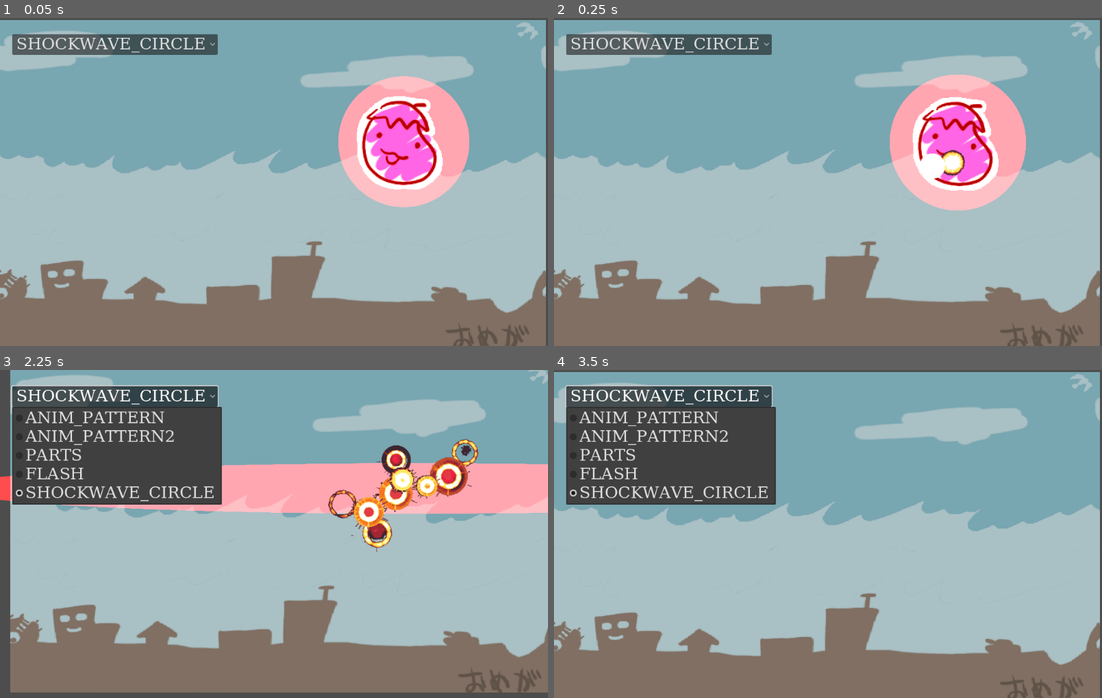
Above: before the commit, frames 1-4 (two rows, left to right).
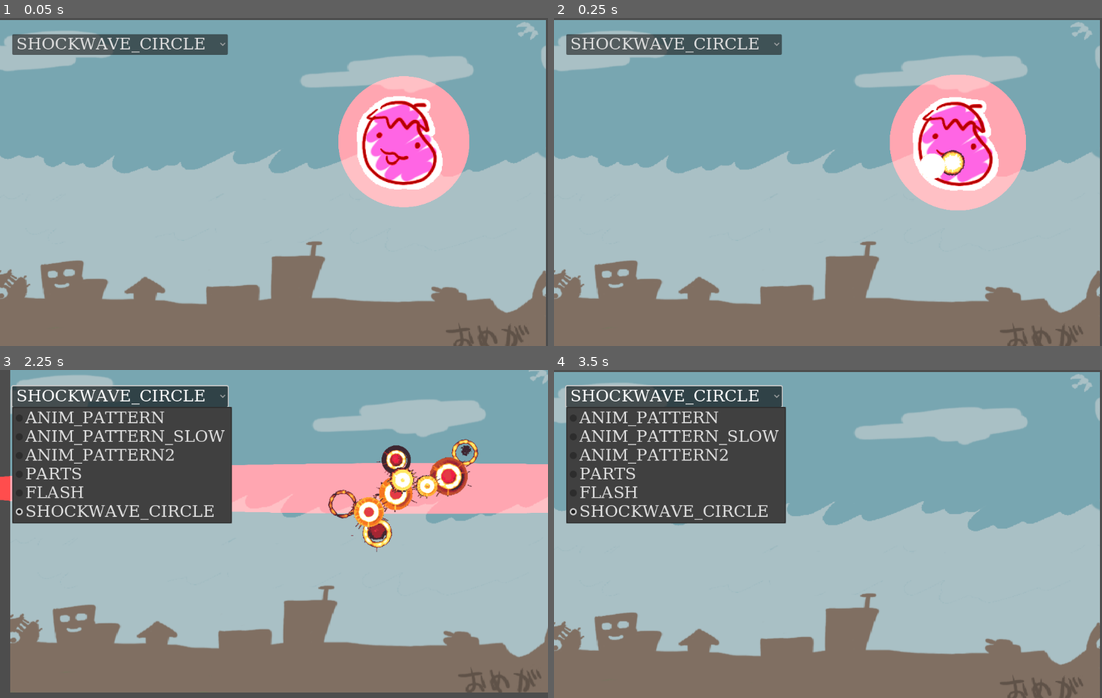
Above: after the commit, the same moments.

Repository: syun77/gd_bosseffect
Game: Godot game, scene res://Main.tscn
The game is run twice, just before and just after one commit, with the same random seed, the same clock (stepped at 60 frames per second) and the same inputs.
Inputs:
- Up to frame 1 (0.05 s): no input
- Up to frame 2 (0.25 s): no input
- Up to frame 3 (2.25 s): click "SHOCKWAVE_CIRCLE" at 0.5 s; click "SHOCKWAVE_CIRCLE" at 1.25 s; click "SHOCKWAVE_CIRCLE" at 2 s
- Up to frame 4 (3.5 s): no input

The runs differ from the first frame. In frame 1, 0.1% of the frame differs, in the area x 38-42%, y 5-12%; in frame 2, 0.1%; in frame 3, 4.4%; in frame 4, 4.4%, in the area x 2-43%, y 4-47%.

Commit message:
スロー再生を実装

Diff:
--- a/gd_bosseffect/Main.gd
+++ b/gd_bosseffect/Main.gd
@@ -10,8 +10,10 @@
 
 @export var enemy_type:Enemy.eType
 
-var _cnt = 0
+var _cnt = 0.0
 var _exists_enemy = false
+var _prev_cnt = 0
+var _prev_shake_y = 0.0
 
 
 ## 開始.
@@ -33,12 +35,17 @@
 
 ## 更新.
 func _process(delta: float) -> void:
-	_cnt += 1
+	Common.update_slow(delta)
+
+	_cnt += Common.get_slow_rate()
 	if Input.is_action_just_pressed("ui_rclick"):
 		# 右クリックで敵を生成.
 		add_enemy()
 
+	delta *= Common.get_slow_rate()
 	_update_shake(delta)
+
+	_prev_cnt = _cnt
 
 ## 敵を追加.
 func add_enemy() -> void:
@@ -61,6 +68,9 @@
 		return
 
 	var rate = Common.get_shake_rate() * Common.shake_power
-	var x_mul = 1 if _cnt%4 < 2 else -1
+	var x_mul = 1 if int(_cnt)%4 < 2 else -1
 	_camera.offset.x = 32 * rate * x_mul
-	_camera.offset.y = randf_range(-24, 24) * rate
+	if _prev_cnt != int(_cnt):
+		# 値が変わったら乱数を引く.
+		_prev_shake_y = randf_range(-24, 24)
+	_camera.offset.y = _prev_shake_y * rate
--- a/gd_bosseffect/Main.tscn
+++ b/gd_bosseffect/Main.tscn
@@ -16,7 +16,7 @@
 
 [node name="Main" type="Node2D"]
 script = ExtResource("1_n2hpg")
-enemy_type = 4
+enemy_type = 5
 
 [node name="Bg" type="Sprite2D" parent="."]
 material = SubResource("ShaderMaterial_cltio")
--- a/gd_bosseffect/src/Common.gd
+++ b/gd_bosseffect/src/Common.gd
@@ -3,6 +3,9 @@
 var shake_power = 0.0
 var shake_time = 0.0
 var shake_max_time = 0.0
+
+var _slow_time = 0.0
+var _slow_rate = 1.0
 
 var _layers = {}
 
@@ -27,3 +30,17 @@
 
 func get_shake_rate() -> float:
 	return shake_time / shake_max_time
+
+## スロー開始.
+func start_slow(rate:float=0.3, time:float=1.0) -> void:
+	_slow_rate = rate
+	_slow_time = time
+
+func update_slow(delta:float) -> void:
+	if _slow_time >= 0.0:
+		_slow_time -= delta
+
+func get_slow_rate() -> float:
+	if _slow_time <= 0.0:
+		return 1.0
+	return _slow_rate
--- a/gd_bosseffect/src/Enemy.gd
+++ b/gd_bosseffect/src/Enemy.gd
@@ -18,6 +18,7 @@
 const SIZE = 256 * 0.75 / 2
 enum eType {
 	ANIM_PATTERN,
+	ANIM_PATTERN_SLOW,
 	ANIM_PATTERN2,
 	PARTS,
 	FLASH,
@@ -35,7 +36,7 @@
 # vars.
 # ------------------------------------------
 var _id = eType.ANIM_PATTERN
-var _cnt = 0
+var _cnt = 0.0
 var _step = 0
 var _timer = 0.0
 var _max_timer = 3.0
@@ -69,9 +70,15 @@
 		eType.SHOCKWAVE_CIRCLE:
 			pass # 何も発生しない.
 		_:
+			var spd = 700
+			match _id:
+				eType.ANIM_PATTERN_SLOW, eType.ANIM_PATTERN2, eType.PARTS:
+					# スロー再生あり.
+					Common.start_slow()
+					spd = 1500 # decayの影響を受けるので少し速くする.
 			for i in range(32):
 				var rot = 360 * i / 32.0
-				_add_particle(rot, 500, 2.0)
+				_add_particle(rot, spd, 2.0)
 
 func _add_child(obj) -> void:
 	var layer = Common.get_layer("particle")
@@ -89,8 +96,8 @@
 
 func _x_move_and_clip(delta:float) -> bool:
 	position.x += _velocity.x * delta
-	if position.x < 480 + SIZE:
-		position.x = 480 + SIZE
+	if position.x < 240 + SIZE:
+		position.x = 240 + SIZE
 		return true
 	if position.x > 1080 - SIZE:
 		position.x = 1080 - SIZE
@@ -108,7 +115,9 @@
 
 
 func _physics_process(delta: float) -> void:
-	_cnt += 1
+	delta *= Common.get_slow_rate()
+
+	_cnt += 1 * Common.get_slow_rate()
 	_timer += delta
 
 	# 移動.
@@ -134,9 +143,15 @@
 		_cnt -= 10
 	_cnt += randi_range(0, 2)
 
+## スローあり.
+func _init_ANIM_PATTERN_SLOW() -> void:
+	_max_timer = 2.0
+func _move_ANIM_PATTERN_SLOW(delta:float) -> void:
+	_move_ANIM_PATTERN(delta)
+
 ## 画面内を動き回るパターン.
 func _init_ANIM_PATTERN2() -> void:
-	var spd = 1000;
+	var spd = 2000;
 	var deg = randf_range(0, 360)
 	set_velocity(deg, spd)
 	_max_timer = 2.0
@@ -184,6 +199,7 @@
 				_step += 1
 				_timer = 0
 				set_velocity(180, 500) # 爆発の反動.
+				Common.start_slow(0.2, 0.1) # ヒットストップ.
 				Common.start_shake(0.2, 1) # 少し揺らす.
 				for i in range(32):
 					var rot = 360 * i / 32.0
@@ -203,6 +219,7 @@
 				_step += 1
 				_timer = 0
 				set_velocity(0, 500) # 爆発の反動.
+				Common.start_slow(0.2, 0.1) # ヒットストップ.
 				Common.start_shake(0.2, 1) # 少し揺らす.
 				for i in range(32):
 					var rot = 360 * i / 32.0
--- a/gd_bosseffect/src/particle/Particle.gd
+++ b/gd_bosseffect/src/particle/Particle.gd
@@ -62,7 +62,13 @@
 
 ## 更新.
 func _physics_process(delta: float) -> void:
-	move(delta)
+	delta *= Common.get_slow_rate()
+
+	_update(delta)
 
 	if is_end():
 		queue_free()
+
+## 更新(オーバーライド用)
+func _update(delta:float) -> void:
+	move(delta)
--- a/gd_bosseffect/src/particle/ParticleExplosion.gd
+++ b/gd_bosseffect/src/particle/ParticleExplosion.gd
@@ -3,7 +3,7 @@
 # パターンアニメ数.
 const MAX_ANIM = 38
 
-func _physics_process(delta: float) -> void:
+func _update(delta: float) -> void:
 	move(delta)
 	var rate = get_time_rate()
 	frame = int(MAX_ANIM * rate)
--- a/gd_bosseffect/src/particle/ParticleShockWave.gd
+++ b/gd_bosseffect/src/particle/ParticleShockWave.gd
@@ -1,6 +1,6 @@
 extends Particle
 
-func _physics_process(delta: float) -> void:
+func _update(delta: float) -> void:
 	move(delta)
 
 	queue_redraw()
--- a/gd_bosseffect/src/particle/ParticleShockWave2.gd
+++ b/gd_bosseffect/src/particle/ParticleShockWave2.gd
@@ -2,7 +2,7 @@
 
 var _step = 0
 
-func _physics_process(delta: float) -> void:
+func _update(delta: float) -> void:
 	move(delta)
 
 	var sc = 0.25
